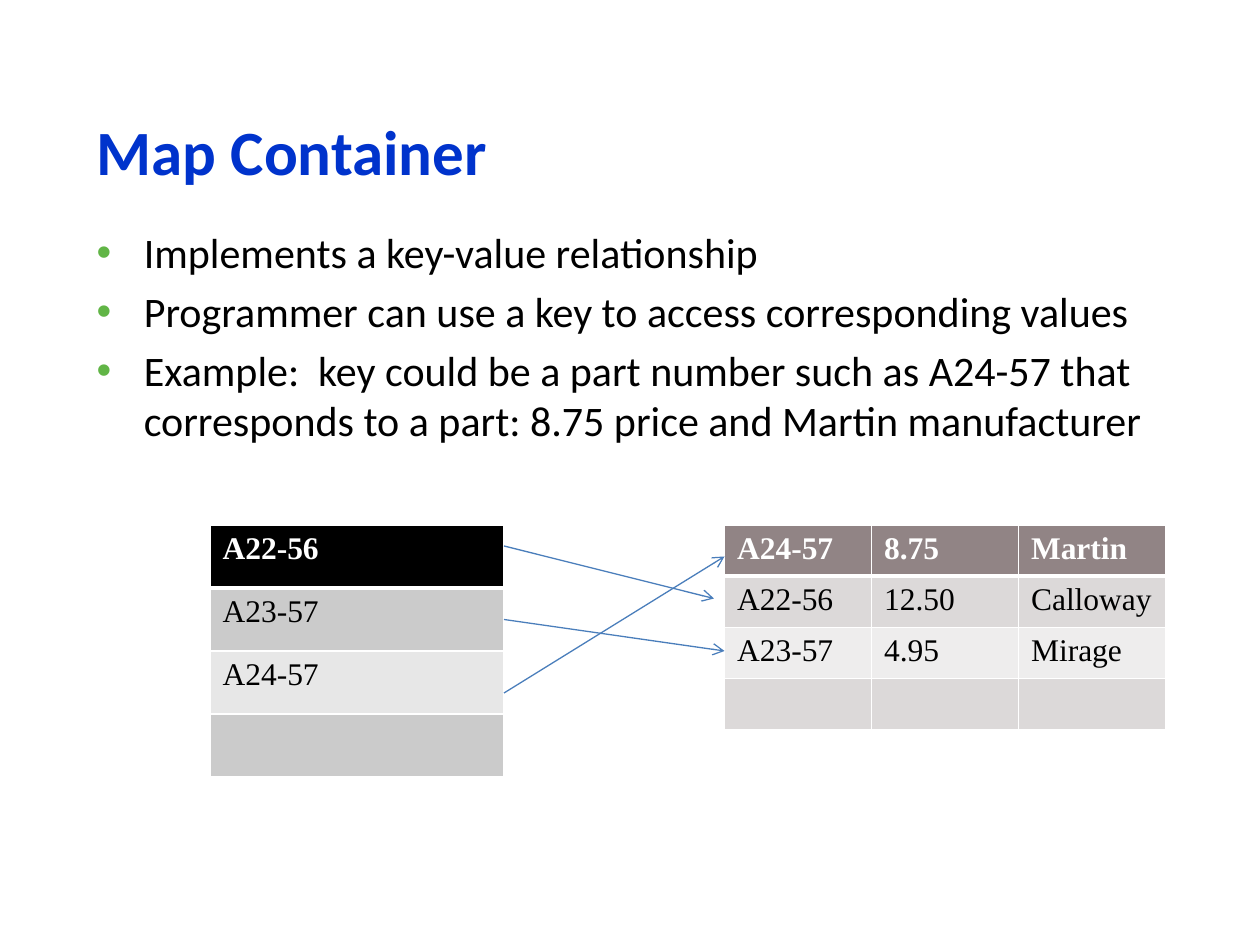
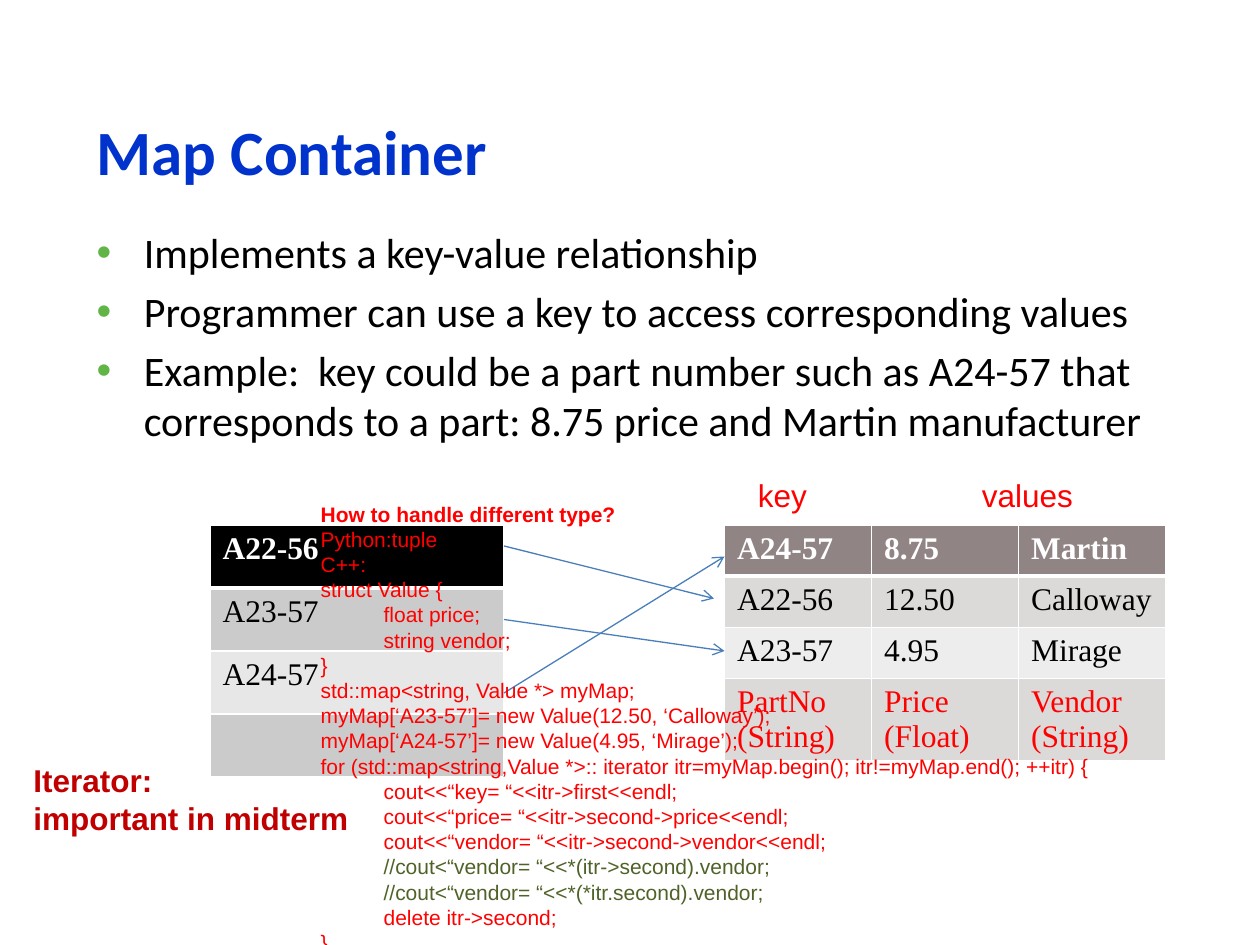
Before and after one commit to gabywang/FRE6883, a slide deck: slide 57 of Slides/Part 2-Financial Applications Using Data Structures, Templates and Design Patterns.pptx. Drawn at 1260x945 pixels with LibreOffice and Linux fonts; fonts in the diff are those of the drawing; background and template pictures are left out. Boxes give left, top, right and bottom in pixels: in the first picture for what was removed or moved away, otherwise in the second. Text is boxed around its words. In the diff, an @@ line names an element or a change of style, - is before the commit and + after.

```diff
--- a/Slides/Part 2-Financial Applications Using Data Structures, Templates and Design Patterns.pptx
+++ b/Slides/Part 2-Financial Applications Using Data Structures, Templates and Design Patterns.pptx
@@ text added at (321, 506, 1075, 928), 12 pt, text #FF0000 @@
+How to handle different type?
+Python:tuple
+C++:
+struct Value {
+float price;
+string vendor;
+}
+std::map<string, Value *> myMap;
+myMap[‘A23-57’]= new Value(12.50, ‘Calloway’);
+myMap[‘A24-57’]= new Value(4.95, ‘Mirage’);
+for (std::map<string,Value *>:: iterator itr=myMap.begin(); itr!=myMap.end(); ++itr) {
+cout<<“key= “<<itr->first<<endl;
+cout<<“price= “<<itr->second->price<<endl;
+cout<<“vendor= “<<itr->second->vendor<<endl;
+//cout<“vendor= “<<*(itr->second).vendor;
+//cout<“vendor= “<<*(*itr.second).vendor;
+delete itr->second;
+}
@@ text added at (758, 484, 1073, 513), 18 pt, text #FF0000 @@
+key values
@@ table at (724, 525, 1167, 767) @@
-row 4:  |  | 
+row 4: PartNo / (String) | Price / (Float) | Vendor / (String)
@@ text added at (33, 770, 348, 836), 18 pt, text #C00000, bold @@
+Iterator:
+important in midterm
```
Also in this commit, not shown: 57 other slides changed.
